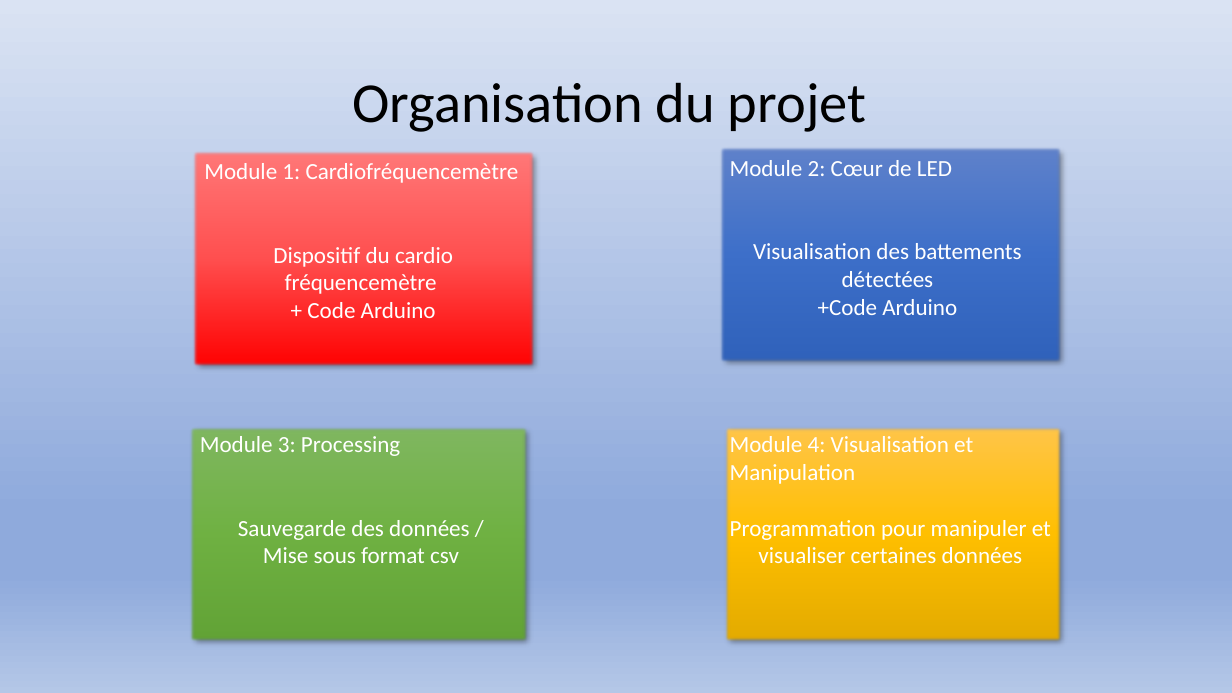
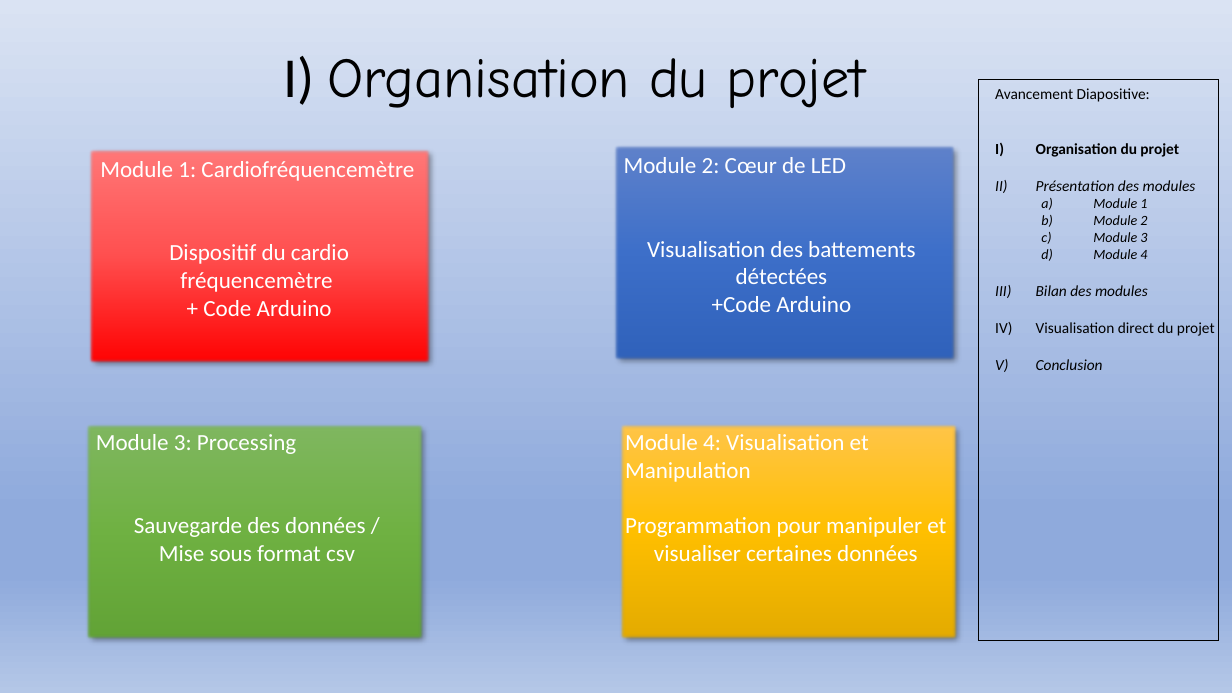
Before and after one commit to Exia-Jellyfish/UE-1-Projet-Grp7, a slide deck: slide 4 of PROJET 1 UE 1 diapositive.pptx. Drawn at 1232x693 pixels with LibreOffice and Linux fonts; fonts in the diff are those of the drawing. Boxes give left, top, right and bottom in pixels: in the first picture for what was removed or moved away, otherwise in the second. Text is boxed around its words. In the diff, an @@ line names an element or a change of style, - is before the commit and + after.

```diff
--- a/PROJET 1 UE 1 diapositive.pptx
+++ b/PROJET 1 UE 1 diapositive.pptx
@@ title at (x1=283, y1=56, x2=866, y2=108): text changed; font Calibri to Comic Neue @@
-Organisation du projet
+I) Organisation du projet
@@ rectangle added at (x1=979, y1=79, x2=1219, y2=640), outline #000000 1 pt @@
@@ text added at (x1=995, y1=88, x2=1196, y2=259), 12 pt, text #000000, italic @@
+Avancement Diapositive:
+1. Organisation du projet
+2. Présentation des modules
+  a) Module 1
+  b) Module 2
+  c) Module 3
+  d) Module 4
+3. Bilan des modules
+4. Visualisation direct du projet
+5. Conclusion
@@ rectangle moved from (x1=719, y1=146, x2=1063, y2=364) to (x1=613, y1=143, x2=957, y2=361) @@
@@ text "Module 2: Cœur de LED" moved from (x1=730, y1=160, x2=1021, y2=315) to (x1=624, y1=157, x2=915, y2=312) @@
@@ 3 texts, 3 rectangles moved together from (x1=189, y1=150, x2=1064, y2=643) to (x1=85, y1=148, x2=958, y2=641) @@
```
Also in this commit, not shown: 9 other slides changed, 1 slide added, 1 slide removed.
